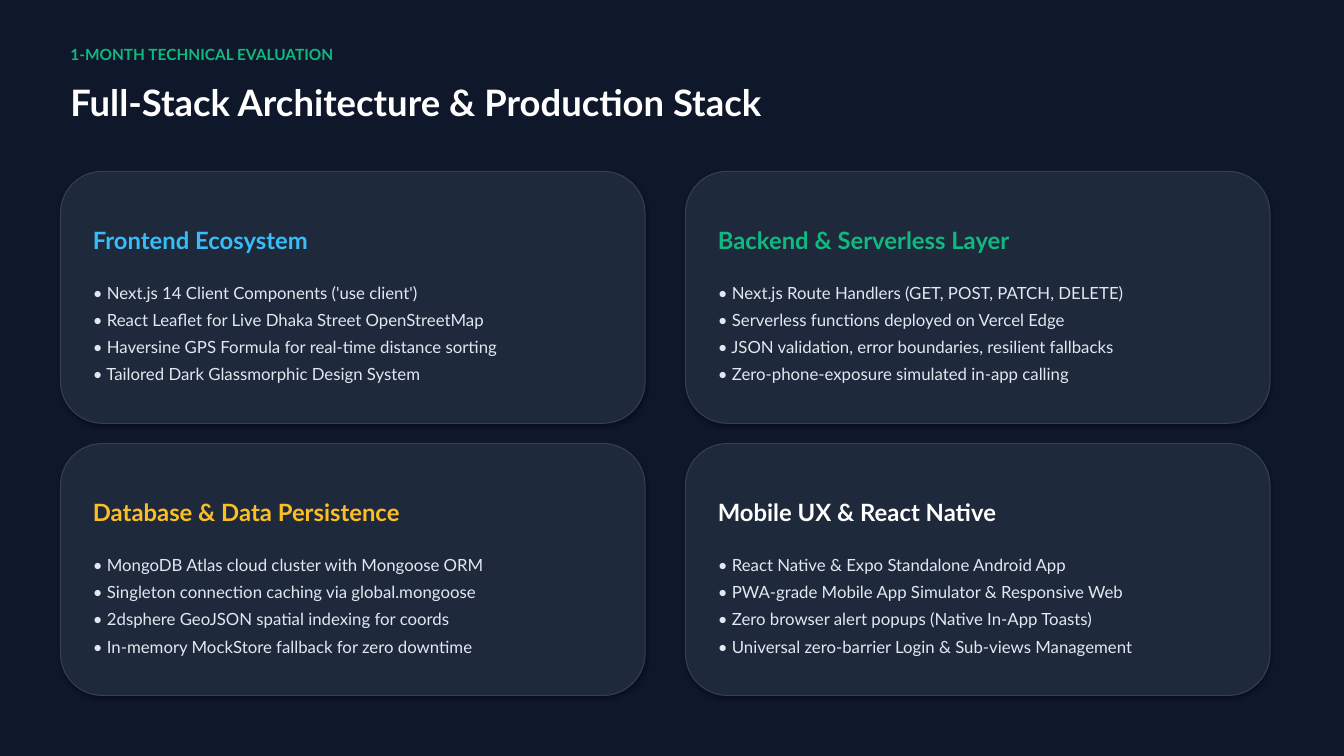
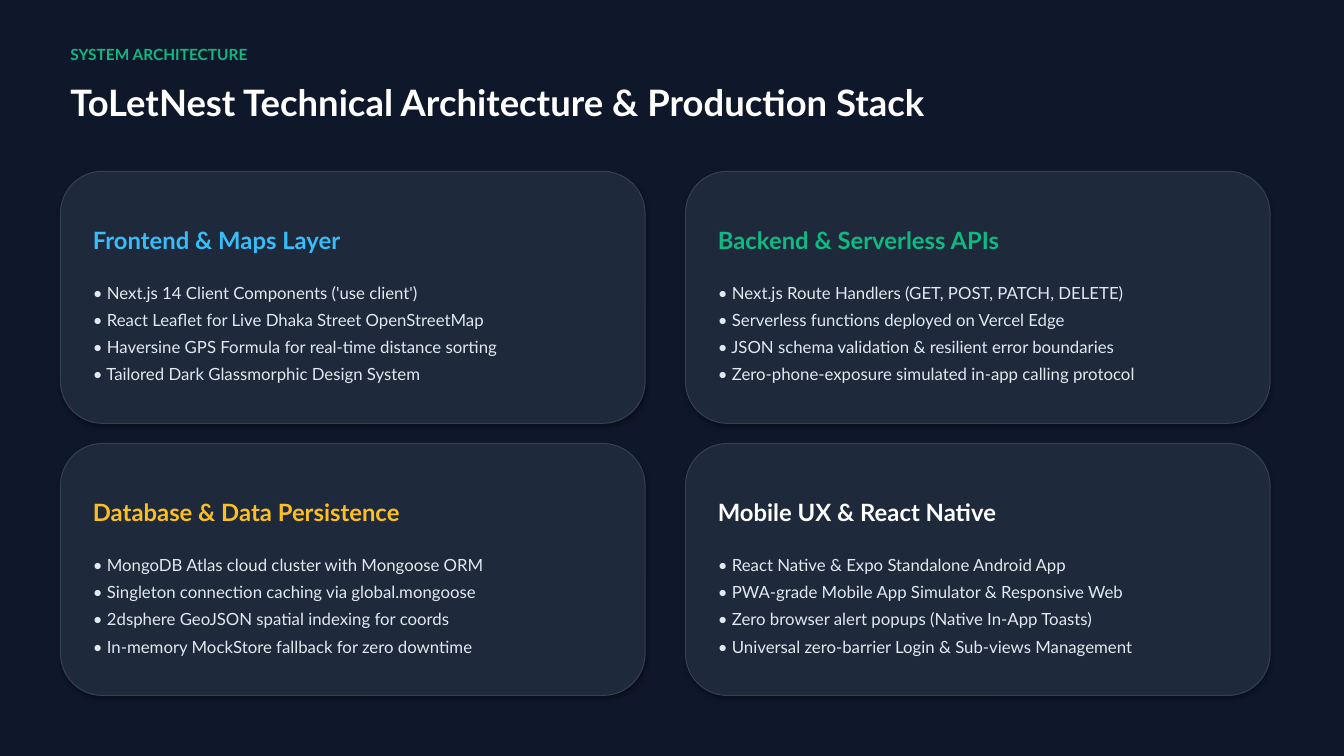
Before and after one commit to wasi-747/1-month-training-resources, a slide deck: slide 4 of 1_Month_Training_Executive_Evaluation.pptx (slide 3 before the commit). Drawn at 1344x756 pixels with LibreOffice and Linux fonts; fonts in the diff are those of the drawing. Boxes give left, top, right and bottom in pixels: in the first picture for what was removed or moved away, otherwise in the second. Text is boxed around its words. In the diff, an @@ line names an element or a change of style, - is before the commit and + after.

```diff
--- a/1_Month_Training_Executive_Evaluation.pptx
+++ b/1_Month_Training_Executive_Evaluation.pptx
@@ text at box(70, 49, 248, 60): text changed @@
-1-MONTH TECHNICAL EVALUATION
+SYSTEM ARCHITECTURE
@@ text at box(70, 89, 924, 117): text changed @@
-Full-Stack Architecture & Production Stack
+ToLetNest Technical Architecture & Production Stack
@@ text in rounded rectangle at box(93, 231, 340, 253): text changed @@
-Frontend Ecosystem
+Frontend & Maps Layer
@@ text in rounded rectangle at box(718, 231, 1000, 249): text changed @@
-Backend & Serverless Layer
+Backend & Serverless APIs
@@ text in rounded rectangle at box(731, 340, 1134, 383): text changed @@
-• JSON validation, error boundaries, resilient fallbacks
-• Zero-phone-exposure simulated in-app calling
+• JSON schema validation & resilient error boundaries
+• Zero-phone-exposure simulated in-app calling protocol
```
Also in this commit, not shown: 4 other slides changed.
